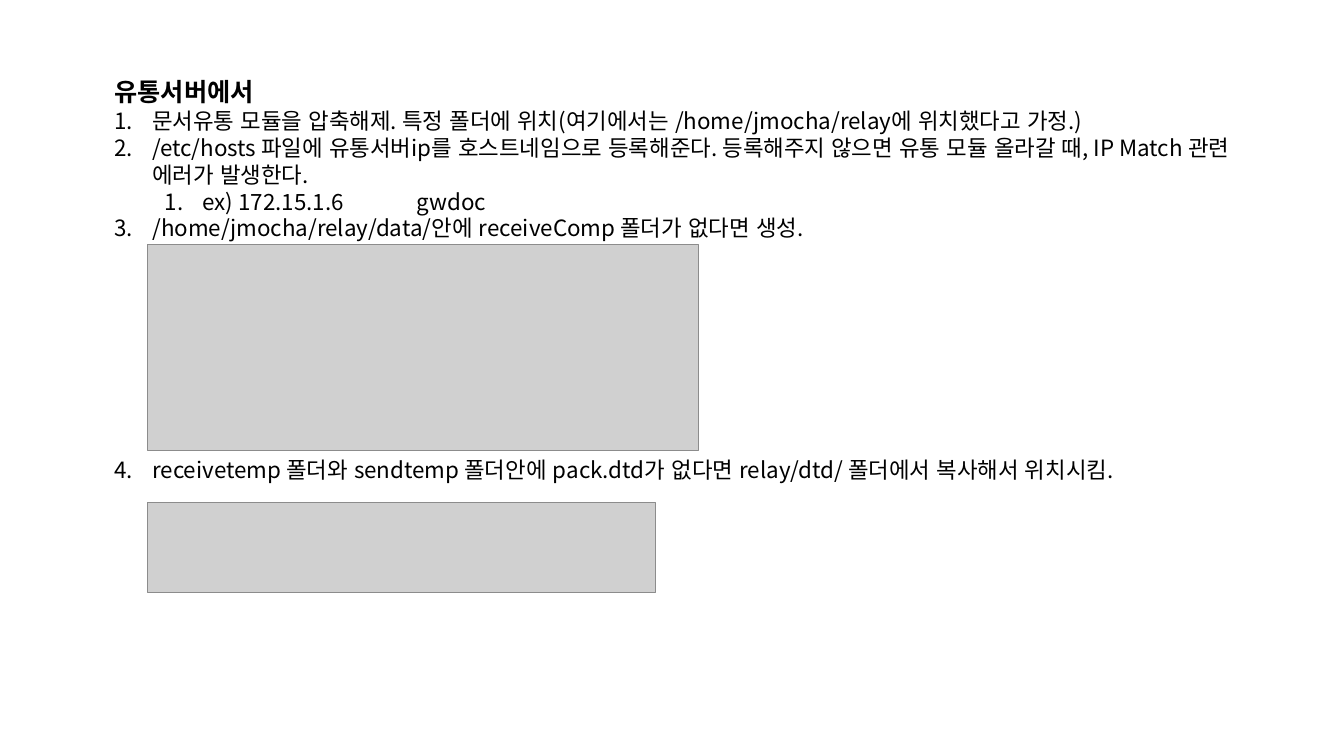
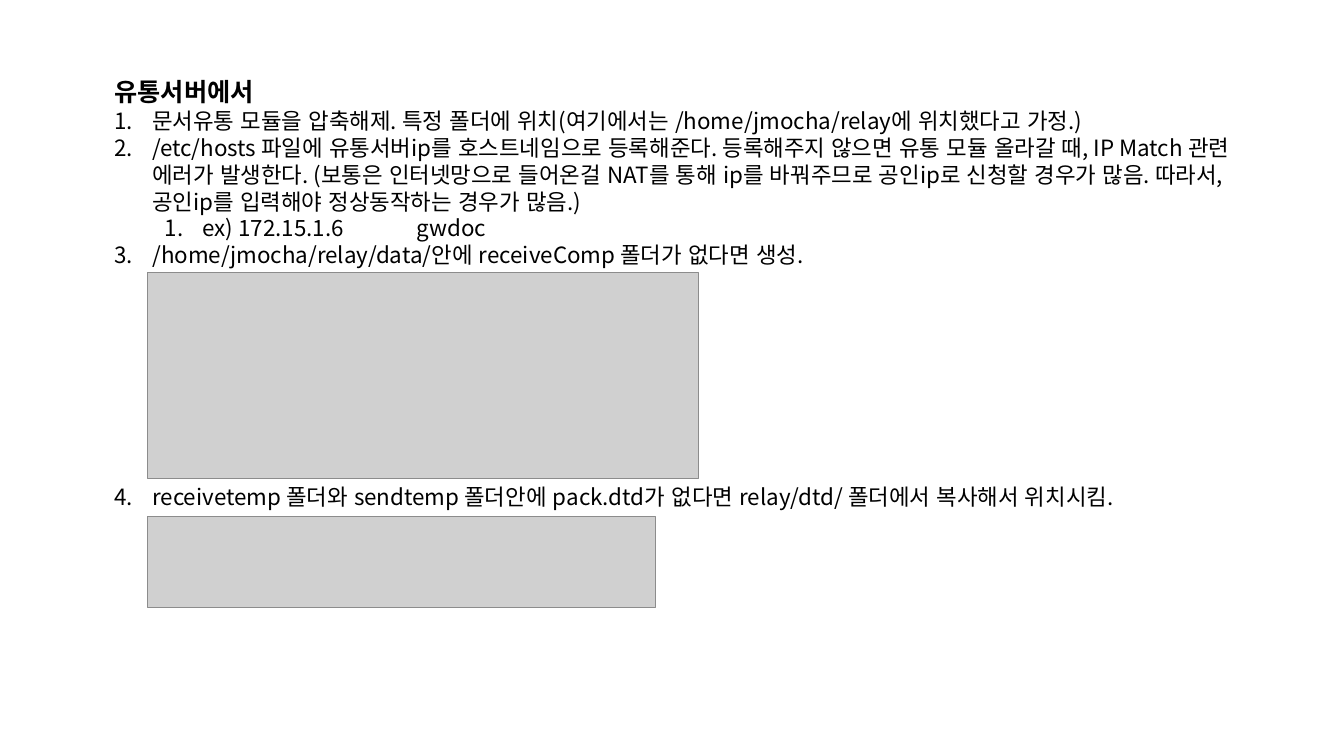
Before and after one commit to Shim8934/refactor_ezFlow4Java, a slide deck: slide 2 of docs/tech/ezApprovalG/문서유통 설치/문서유통 모듈 설치가이드.pptx. Drawn at 1344x756 pixels with LibreOffice and Linux fonts; fonts in the diff are those of the drawing; grey boxes stand for pictures. Boxes give left, top, right and bottom in pixels: in the first picture for what was removed or moved away, otherwise in the second. Text is boxed around its words. In the diff, an @@ line names an element or a change of style, - is before the commit and + after.

```diff
--- a/docs/tech/ezApprovalG/문서유통 설치/문서유통 모듈 설치가이드.pptx
+++ b/docs/tech/ezApprovalG/문서유통 설치/문서유통 모듈 설치가이드.pptx
@@ text at box(152, 133, 1229, 215): text changed @@
-2. /etc/hosts 파일에 유통서버ip를 호스트네임으로 등록해준다. 등록해주지 않으면 유통 모듈 올라갈 때, IP Match 관련 에러가 발생한다.
+2. /etc/hosts 파일에 유통서버ip를 호스트네임으로 등록해준다. 등록해주지 않으면 유통 모듈 올라갈 때, IP Match 관련 에러가 발생한다. (보통은 인터넷망으로 들어온걸 NAT를 통해 ip를 바꿔주므로 공인ip로 신청할 경우가 많음. 따라서, 공인ip를 입력해야 정상동작하는 경우가 많음.)
@@ picture: place and size @@
-picture at box(147, 244, 699, 450)
+picture at box(147, 273, 699, 479)
@@ picture: place and size @@
-picture at box(147, 502, 655, 593)
+picture at box(147, 517, 655, 608)
```
Also in this commit, not shown: 1 other slide changed.
